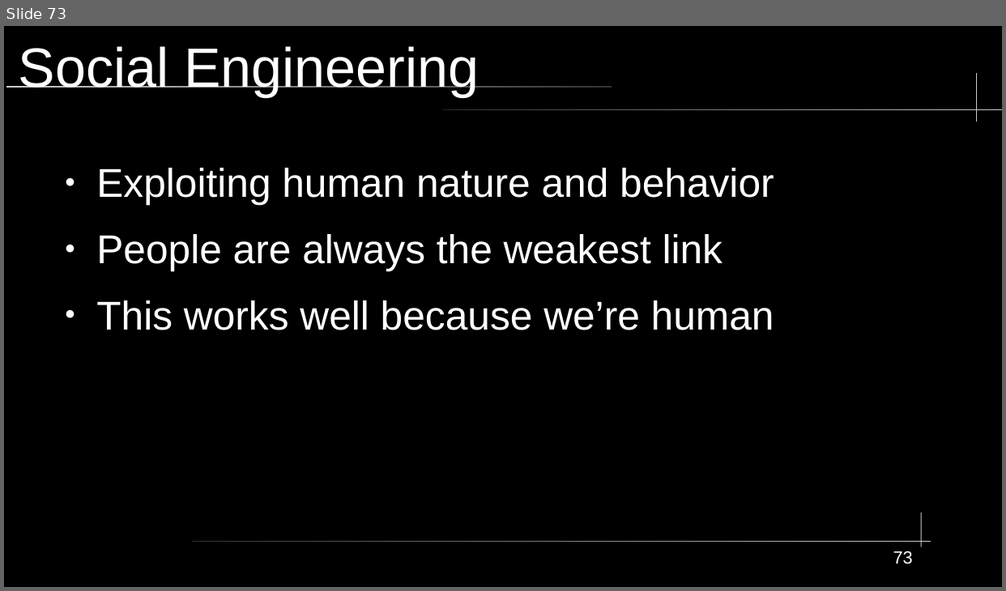
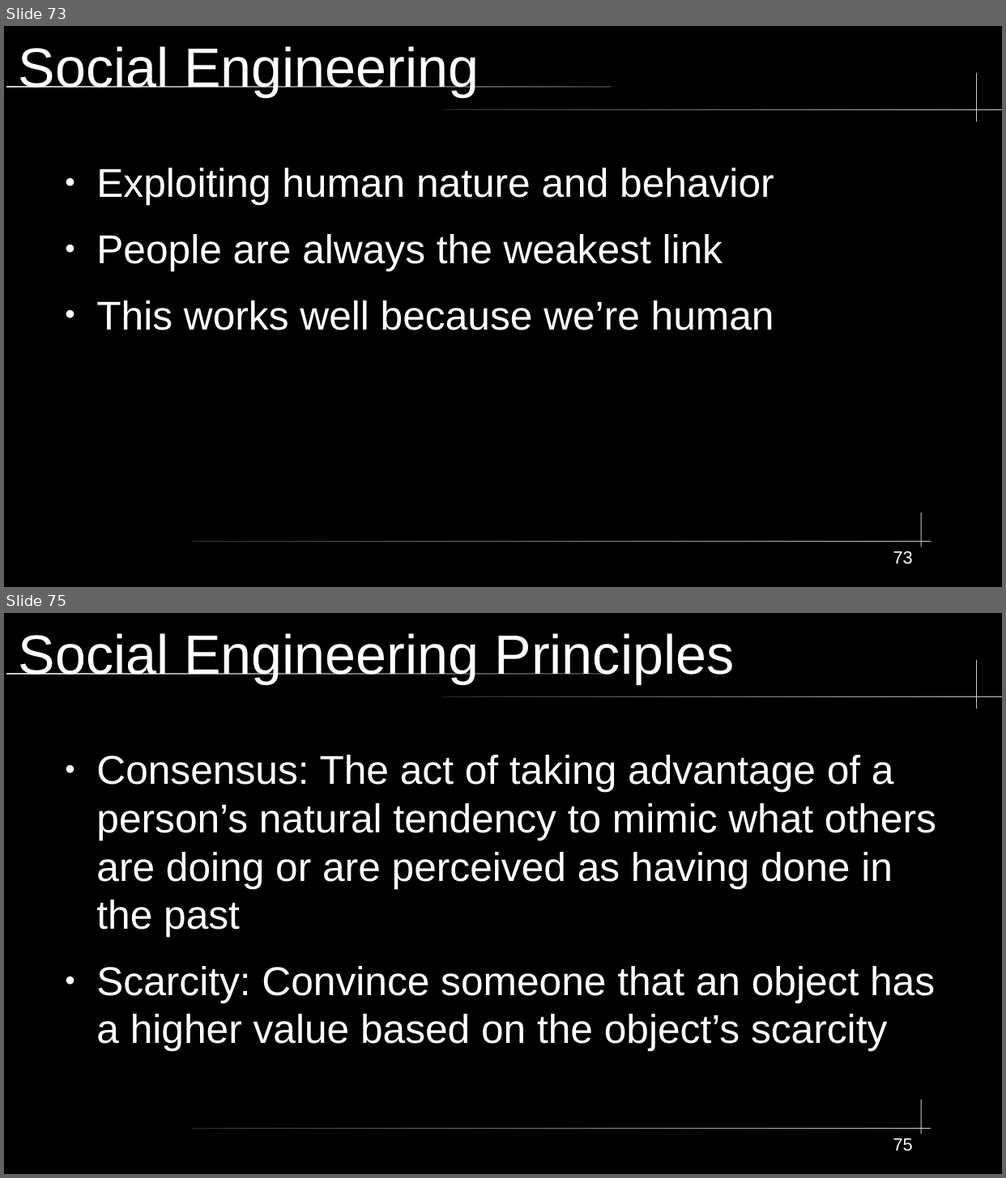
Before and after one commit to City-Colleges-of-Chicago-Cybersecurity/COMPSFI-214, a slide deck: 2026/Spring/powerpoints/Chapter-02-Personnel-Security-and-Risk-Management-Concepts.odp. Shown one above the other, each under a label of ours: slide 73 before the commit, slides 73 and 75 after it; the slides between them are not shown. The pictures are 1006x591 and 1006x1178 pixels, drawn with LibreOffice and Linux fonts; fonts in the diff are those of the drawing. Boxes give left, top, right and bottom in pixels: in the first picture for what was removed or moved away, otherwise in the second. Text is boxed around its words. In the diff, an @@ line names an element or a change of style, - is before the commit and + after.

```diff
--- a/2026/Spring/powerpoints/Chapter-02-Personnel-Security-and-Risk-Management-Concepts.odp
+++ b/2026/Spring/powerpoints/Chapter-02-Personnel-Security-and-Risk-Management-Concepts.odp
@@ slide 75 added at [4,613,1002,1174], background #000000; not listed: 5 template elements that a slide beside it also shows @@
@@ title added at [19,633,735,684], 44 pt, text #FFFFFF @@
+Social Engineering Principles
@@ text added at [96,755,936,1051], 32 pt, text #FFFFFF @@
+● Consensus: The act of taking advantage of a person’s natural tendency to mimic what others are doing or are perceived as having done in the past
+● Scarcity: Convince someone that an object has a higher value based on the object’s scarcity
@@ page number added at [893,1139,913,1152], 14 pt, text #FFFFFF @@
+75
```
Also in this commit, not shown: 1 slide changed, 10 other slides added, 1 slide removed, 2 other files.
